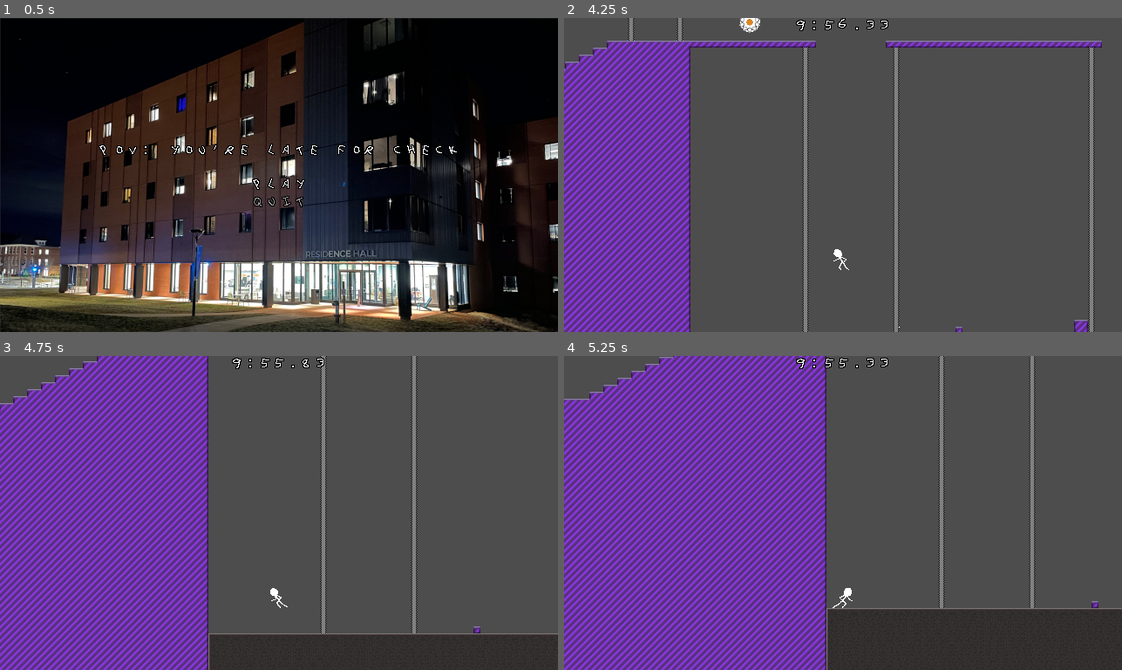
Above: before the commit, frames 1-4 (two rows, left to right).
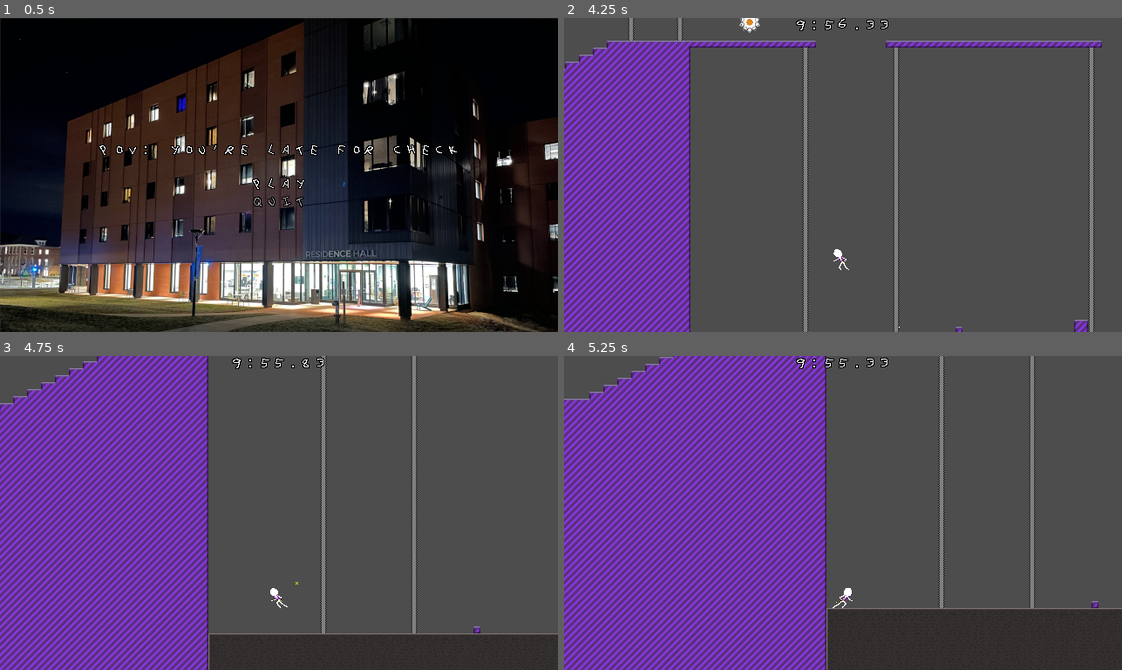
Above: after the commit, the same moments.

Repository: ncssm-mor-NyE9DoBlxs3M/platformer
Game: Godot game, scene res://Main.tscn
The game is run twice, just before and just after one commit, with the same random seed, the same clock (stepped at 60 frames per second) and the same inputs.
Inputs:
- Up to frame 1 (0.5 s): no input
- Up to frame 2 (4.25 s): click "PLAY" at 0.5 s; hold Right (right) 1.28-2.78 s; tap Z (jump) at 1.52, 2.27, 3.77 s; hold Left (left) from 2.78 s (still down)
- Up to frame 3 (4.75 s): keep holding Left (left); tap Z (jump) at 4.52 s
- Up to frame 4 (5.25 s): release Left (left) at 5.03 s; hold Right (right) from 5.03 s (still down)

Frame 1 is identical in both runs. In frame 2, less than 0.1% of the frame differs, in the area x 31-51%, y 0-79%; in frame 3, less than 0.1%; in frame 4, less than 0.1%.

Commit message:
feat: keys (visually) and some sfx

Diff:
--- a/Player.tscn
+++ b/Player.tscn
@@ -3,6 +3,7 @@
 [ext_resource type="Script" uid="uid://bl4rrxrfbc8jx" path="res://player.gd" id="1_kpjcp"]
 [ext_resource type="Texture2D" uid="uid://ds2axpy5m3eme" path="res://assets/character.png" id="2_e80uo"]
 [ext_resource type="Texture2D" uid="uid://beu3rgdv660cn" path="res://assets/late_for_check.png" id="3_e80uo"]
+[ext_resource type="Texture2D" uid="uid://bxptmexenipoe" path="res://assets/sparkle.png" id="3_tdg3f"]
 [ext_resource type="AudioStream" uid="uid://b60ug8s68ecjn" path="res://assets/youve_got_a_minor.wav" id="4_cxr5p"]
 [ext_resource type="AudioStream" uid="uid://b0ds0sfgweikk" path="res://assets/speed.wav" id="5_cxr5p"]
 
@@ -14,6 +15,14 @@
 atlas = ExtResource("2_e80uo")
 region = Rect2(32, 0, 32, 32)
 
+[sub_resource type="AtlasTexture" id="AtlasTexture_efikj"]
+atlas = ExtResource("2_e80uo")
+region = Rect2(0, 32, 32, 32)
+
+[sub_resource type="AtlasTexture" id="AtlasTexture_itxgx"]
+atlas = ExtResource("2_e80uo")
+region = Rect2(32, 32, 32, 32)
+
 [sub_resource type="AtlasTexture" id="AtlasTexture_tdg3f"]
 atlas = ExtResource("2_e80uo")
 region = Rect2(160, 0, 32, 32)
@@ -30,6 +39,22 @@
 atlas = ExtResource("2_e80uo")
 region = Rect2(256, 0, 32, 32)
 
+[sub_resource type="AtlasTexture" id="AtlasTexture_cgsek"]
+atlas = ExtResource("2_e80uo")
+region = Rect2(160, 32, 32, 32)
+
+[sub_resource type="AtlasTexture" id="AtlasTexture_0pi4m"]
+atlas = ExtResource("2_e80uo")
+region = Rect2(192, 32, 32, 32)
+
+[sub_resource type="AtlasTexture" id="AtlasTexture_sg6sq"]
+atlas = ExtResource("2_e80uo")
+region = Rect2(224, 32, 32, 32)
+
+[sub_resource type="AtlasTexture" id="AtlasTexture_h84ma"]
+atlas = ExtResource("2_e80uo")
+region = Rect2(256, 32, 32, 32)
+
 [sub_resource type="AtlasTexture" id="AtlasTexture_hp6x6"]
 atlas = ExtResource("2_e80uo")
 region = Rect2(64, 0, 32, 32)
@@ -41,6 +66,18 @@
 [sub_resource type="AtlasTexture" id="AtlasTexture_l6ohk"]
 atlas = ExtResource("2_e80uo")
 region = Rect2(128, 0, 32, 32)
+
+[sub_resource type="AtlasTexture" id="AtlasTexture_oudfo"]
+atlas = ExtResource("2_e80uo")
+region = Rect2(64, 32, 32, 32)
+
+[sub_resource type="AtlasTexture" id="AtlasTexture_d6rpx"]
+atlas = ExtResource("2_e80uo")
+region = Rect2(96, 32, 32, 32)
+
+[sub_resource type="AtlasTexture" id="AtlasTexture_r3kul"]
+atlas = ExtResource("2_e80uo")
+region = Rect2(128, 32, 32, 32)
 
 [sub_resource type="SpriteFrames" id="SpriteFrames_e80uo"]
 animations = [{
@@ -57,6 +94,17 @@
 }, {
 "frames": [{
 "duration": 1.0,
+"texture": SubResource("AtlasTexture_efikj")
+}, {
+"duration": 1.0,
+"texture": SubResource("AtlasTexture_itxgx")
+}],
+"loop": true,
+"name": &"idle_keys",
+"speed": 1.0
+}, {
+"frames": [{
+"duration": 1.0,
 "texture": SubResource("AtlasTexture_tdg3f")
 }, {
 "duration": 1.0,
@@ -74,6 +122,23 @@
 }, {
 "frames": [{
 "duration": 1.0,
+"texture": SubResource("AtlasTexture_cgsek")
+}, {
+"duration": 1.0,
+"texture": SubResource("AtlasTexture_0pi4m")
+}, {
+"duration": 1.0,
+"texture": SubResource("AtlasTexture_sg6sq")
+}, {
+"duration": 1.0,
+"texture": SubResource("AtlasTexture_h84ma")
+}],
+"loop": true,
+"name": &"run_keys",
+"speed": 1.0
+}, {
+"frames": [{
+"duration": 1.0,
 "texture": SubResource("AtlasTexture_hp6x6")
 }, {
 "duration": 1.0,
@@ -85,7 +150,35 @@
 "loop": true,
 "name": &"stop",
 "speed": 1.0
+}, {
+"frames": [{
+"duration": 1.0,
+"texture": SubResource("AtlasTexture_oudfo")
+}, {
+"duration": 1.0,
+"texture": SubResource("AtlasTexture_d6rpx")
+}, {
+"duration": 1.0,
+"texture": SubResource("AtlasTexture_r3kul")
+}],
+"loop": true,
+"name": &"stop_keys",
+"speed": 1.0
 }]
+
+[sub_resource type="CanvasItemMaterial" id="CanvasItemMaterial_dtqjt"]
+particles_animation = true
+particles_anim_h_frames = 6
+particles_anim_v_frames = 1
+particles_anim_loop = false
+
+[sub_resource type="ParticleProcessMaterial" id="ParticleProcessMaterial_5ncpa"]
+particle_flag_disable_z = true
+spread = 180.0
+initial_velocity_max = 25.0
+gravity = Vector3(0, 0, 0)
+anim_speed_min = 1.5
+anim_speed_max = 1.5
 
 [sub_resource type="RectangleShape2D" id="RectangleShape2D_kne1u"]
 size = Vector2(15, 23)
@@ -182,8 +275,17 @@
 [node name="Sprite" type="AnimatedSprite2D" parent="." unique_id=1262533730]
 position = Vector2(0, -16)
 sprite_frames = SubResource("SpriteFrames_e80uo")
-animation = &"stop"
+animation = &"stop_keys"
 autoplay = "idle"
+
+[node name="Sparkles" type="GPUParticles2D" parent="." unique_id=456809920]
+material = SubResource("CanvasItemMaterial_dtqjt")
+position = Vector2(2, -10)
+amount = 4
+texture = ExtResource("3_tdg3f")
+lifetime = 0.3
+randomness = 1.0
+process_material = SubResource("ParticleProcessMaterial_5ncpa")
 
 [node name="Collision" type="CollisionShape2D" parent="." unique_id=1642818336]
 position = Vector2(0.5, -11.5)
--- a/player.gd
+++ b/player.gd
@@ -1,5 +1,6 @@
 class_name Player extends CharacterBody2D
 
+@export var has_keys: bool = true
 @export_group("Movement")
 @export var speed_cap: float = 1000.
 @export var accel_rate: float = 500.
@@ -55,17 +56,19 @@
 				if !test_move(transform.translated(Vector2(0, step_height)), horizontal_movement):
 					position.y += step_height
 	if velocity.x != 0:
-		$Sprite.play("run" if sign(input)==sign(velocity.x) else "stop")
+		$Sprite.play(("run" if sign(input)==sign(velocity.x) else "stop")+("_keys" if has_keys else ""))
 		$Sprite.speed_scale = max(10,abs(velocity.x)/15.)
 		facing_left = sign(velocity.x) == -1
 		$Sprite.flip_h = facing_left
+		$Sparkles.position.x = 2.*sign(velocity.x)
 	else:
-		$Sprite.play("idle")
+		$Sprite.play("idle"+("_keys" if has_keys else ""))
 		$Sprite.speed_scale = 5
 	if position.y > 1000: # placeholder for death condition
 		die()
 	move_and_slide()
 	$SpeedSFX.pitch_scale = clamp(velocity.length()/500., 0.21, 2) # 0.21 roughly matches up with the idle animation
+	$Sparkles.amount_ratio = 0.25+clamp(velocity.length()/1500., 0., .75)
 
 func _on_hurtbox_body_entered(_body: Node2D) -> void:
 	die()
Binary file changed: assets/character.png
Not shown, added: assets/greater_door.wav.import
Binary file added: assets/key.png
Not shown, added: assets/key.png.import
Not shown, added: assets/lesser_door.wav.import
Binary file added: assets/sparkle.png
Not shown, added: assets/sparkle.png.import
Not shown, added: assets/youve_got_a_major.wav.import
Not shown, changed: assets/character.pxo
Not shown, added: assets/greater_door.wav
Not shown, added: assets/lesser_door.wav
Not shown, added: assets/youve_got_a_major.wav
